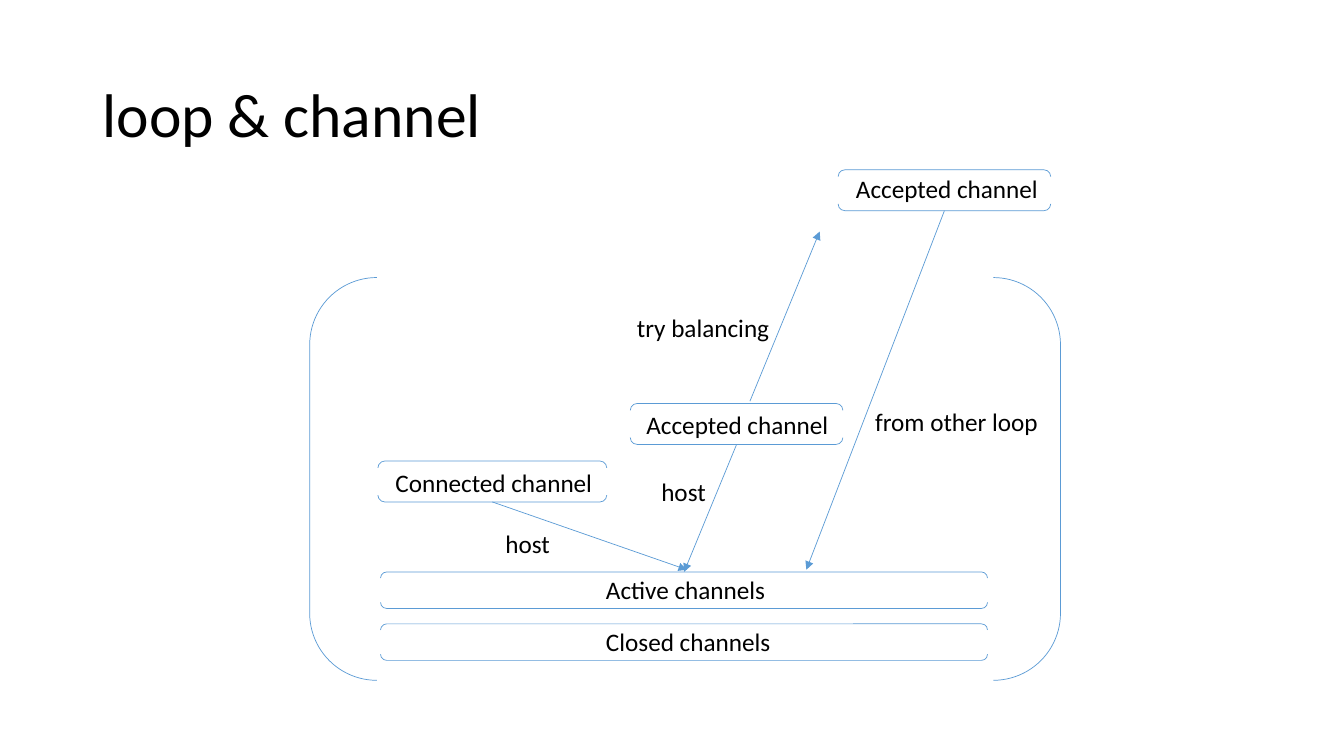
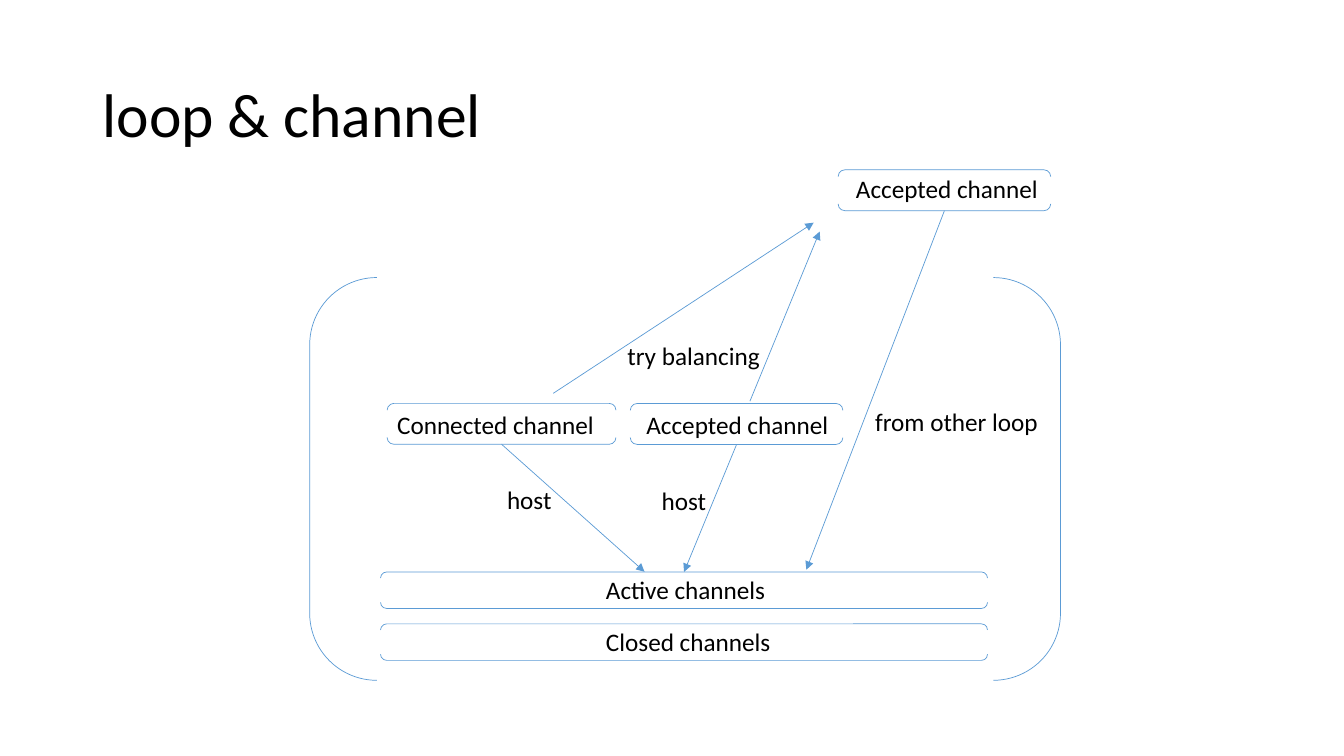
Before and after one commit to dennis-kk/knet, a slide deck: slide 5 of doc/knet.pptx. Drawn at 1344x756 pixels with LibreOffice and Linux fonts; fonts in the diff are those of the drawing. Boxes give left, top, right and bottom in pixels: in the first picture for what was removed or moved away, otherwise in the second. Text is boxed around its words. In the diff, an @@ line names an element or a change of style, - is before the commit and + after.

```diff
--- a/doc/knet.pptx
+++ b/doc/knet.pptx
@@ arrow added from (554, 393) to (814, 223), #5B9BD5 0.5 pt @@
@@ text "try balancing": place and size @@
-text "try balancing" at box(637, 319, 769, 342)
+text "try balancing" at box(627, 347, 760, 370)
@@ text "Connected channel": place and size @@
-text "Connected channel" at box(395, 474, 592, 493)
+text "Connected channel" at box(397, 416, 594, 434)
@@ bracket pair: place and size @@
-bracket pair at box(378, 461, 607, 502)
+bracket pair at box(387, 403, 616, 445)
@@ arrow moved from (492, 502) - (687, 570) to (502, 445) - (644, 572) @@
@@ text "host": place and size @@
-text "host" at box(505, 535, 549, 554)
+text "host" at box(507, 491, 551, 509)
@@ text "host": place and size @@
-text "host" at box(661, 483, 705, 502)
+text "host" at box(662, 492, 706, 511)
```
Also in this commit, not shown: 2 other slides changed, 26 other files.
